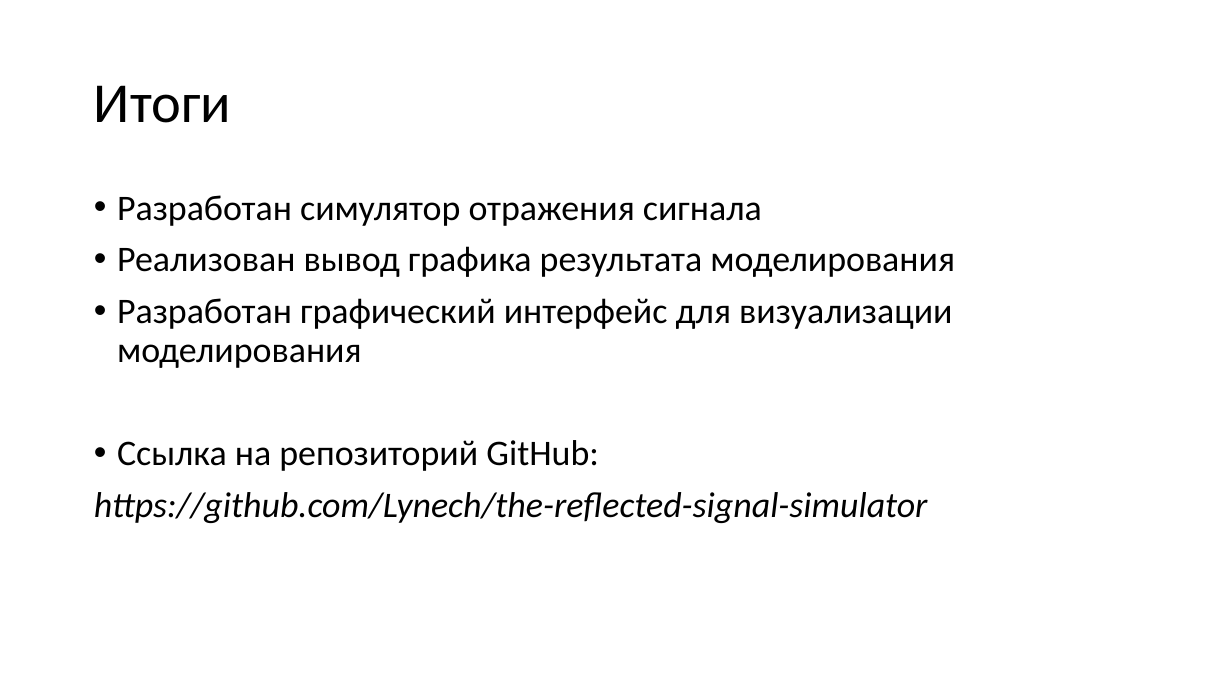
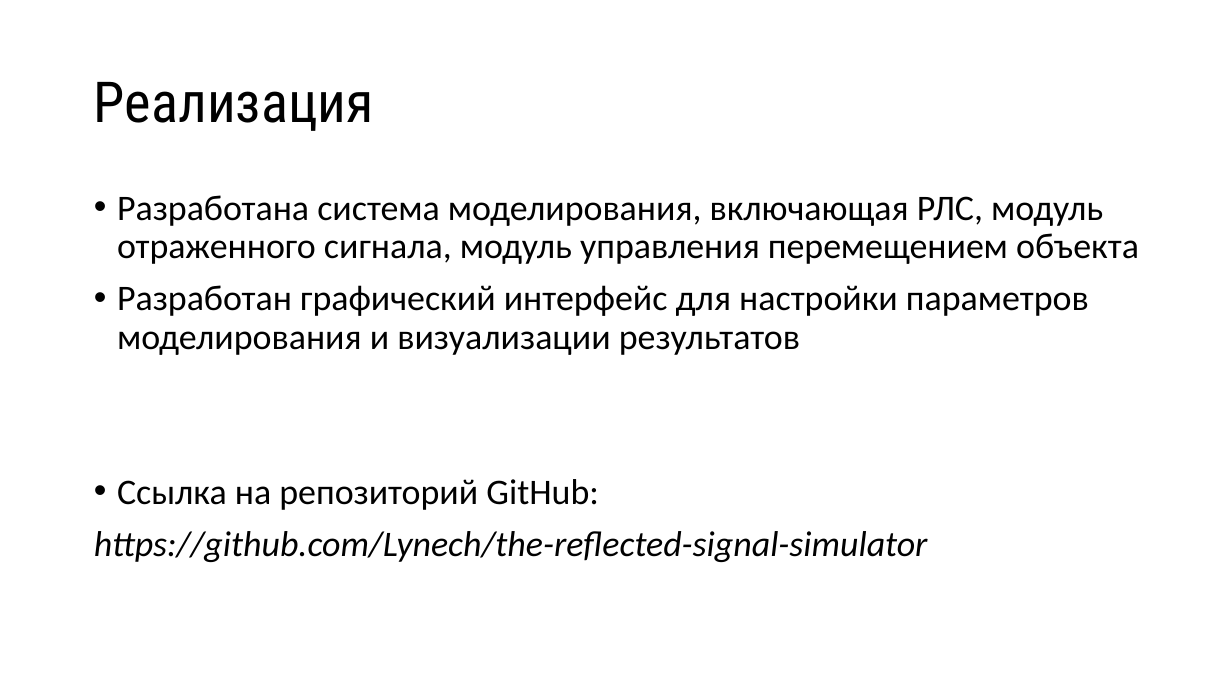
Before and after one commit to Lynech/the-reflected-signal-simulator, a slide deck: slide 16 of presentation.pptx (slide 15 before the commit). Drawn at 1232x693 pixels with LibreOffice and Linux fonts; fonts in the diff are those of the drawing. Boxes give left, top, right and bottom in pixels: in the first picture for what was removed or moved away, otherwise in the second. Text is boxed around its words. In the diff, an @@ line names an element or a change of style, - is before the commit and + after.

```diff
--- a/presentation.pptx
+++ b/presentation.pptx
@@ title at [94,82,374,131]: text changed; font Calibri to Roboto Condensed @@
-Итоги
+Реализация
@@ text at [117,195,1139,355]: text changed @@
-• Разработан симулятор отражения сигнала
-• Реализован вывод графика результата моделирования
-• Разработан графический интерфейс для визуализации моделирования
+• Разработана система моделирования, включающая РЛС, модуль отраженного сигнала, модуль управления перемещением объекта
+• Разработан графический интерфейс для настройки параметров моделирования и визуализации результатов
```
Also in this commit, not shown: 14 other slides changed, 1 slide added, 1 other file.
